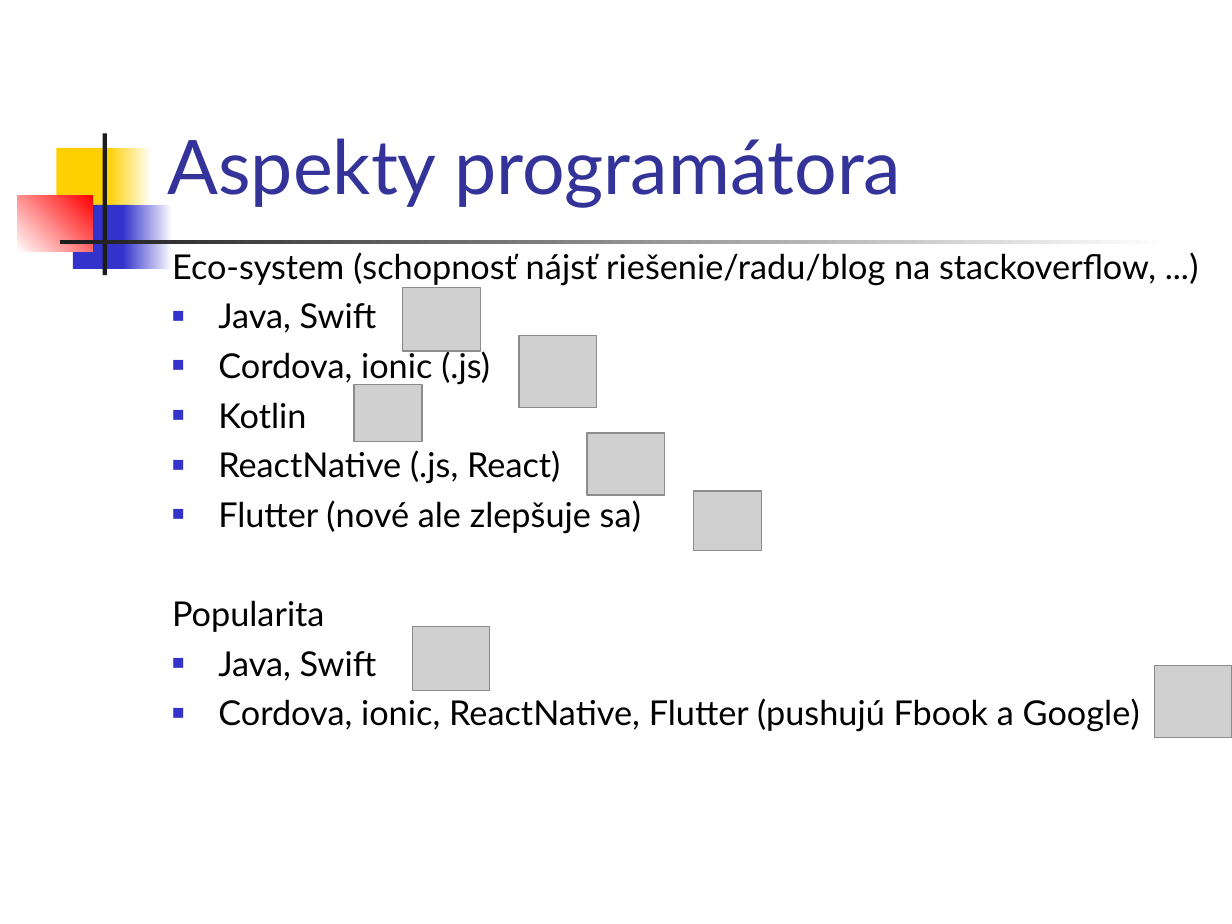
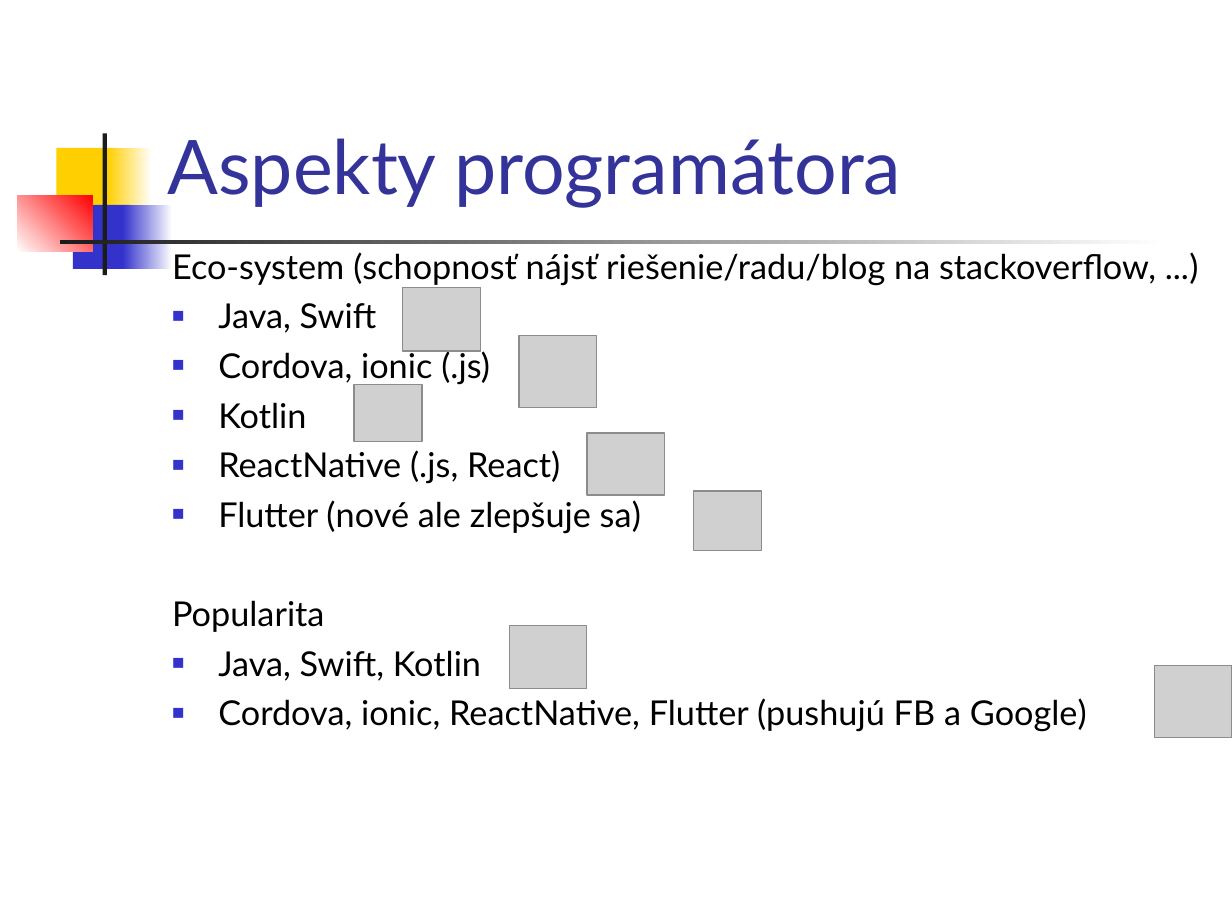
Before and after one commit to vmandro/Prednasky, a slide deck: slide 10 of 01/01_Uvod.ppt. Drawn at 1232x924 pixels with LibreOffice and Linux fonts; fonts in the diff are those of the drawing; grey boxes stand for pictures. Boxes give left, top, right and bottom in pixels: in the first picture for what was removed or moved away, otherwise in the second. Text is boxed around its words. In the diff, an @@ line names an element or a change of style, - is before the commit and + after.

```diff
--- a/01/01_Uvod.ppt
+++ b/01/01_Uvod.ppt
@@ picture: place and size @@
-picture at <box>413,627,490,691</box>
+picture at <box>509,625,586,689</box>
@@ text at <box>218,650,1087,732</box>: text changed @@
-■ Java, Swift
-■ Cordova, ionic, ReactNative, Flutter (pushujú Fbook a Google)
+■ Java, Swift, Kotlin
+■ Cordova, ionic, ReactNative, Flutter (pushujú FB a Google)
```
Also in this commit, not shown: 3 other slides changed, 2 other files.
